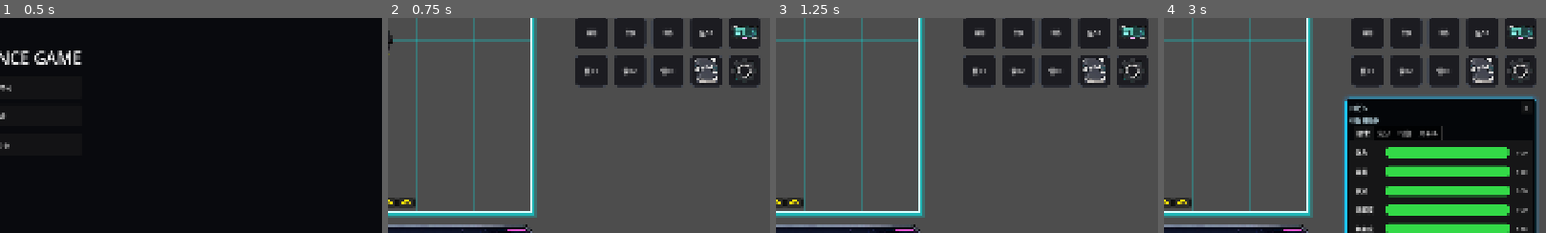
Above: before the commit, frames 1-4 (left to right).
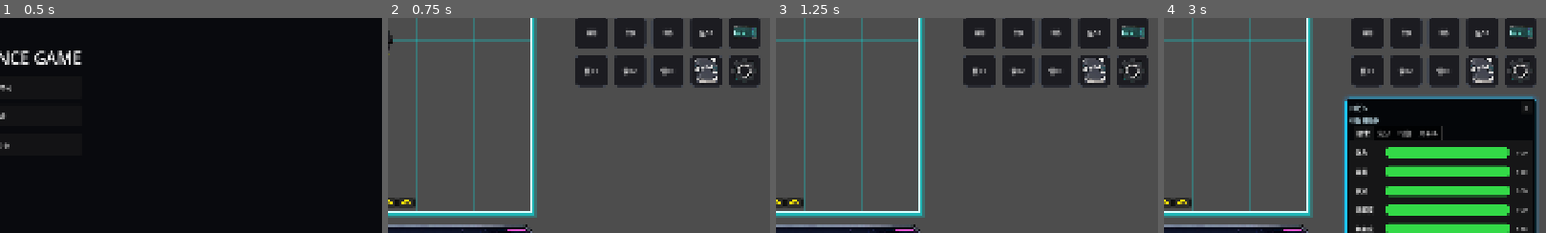
Above: after the commit, the same moments.

Repository: grimoire1089-coder/optimistic
Game: Godot game, scene res://Scenes/Boot/TitleScene.tscn
Same seed, same stepped clock (60 frames per second), same inputs: the game is played once before the commit and once after it. Sound files missing from this copy of the repository are replaced by a short silence.
Inputs:
- Up to frame 1 (0.5 s): no input
- Up to frame 2 (0.75 s): click "はじめる" at 0.5 s
- Up to frame 3 (1.25 s): no input
- Up to frame 4 (3 s): click "BGM" at 1.25 s; click "OFF" at 2 s; click "ロビン" at 2.75 s
The pictures show only the part of the screen within x 50-100%, y 31-81%; the shares and areas given below are measured in that part.

Frame 1 is identical in both runs. In frame 2, 0.2% of the frame differs, in the area x 89-97%, y 3-10%; in frame 3, 0.2%; in frame 4, 0.2%.

Commit message:
Use shared HUD button style for bill button

Diff:
--- a/Scripts/UI/HUD/BillButton.gd
+++ b/Scripts/UI/HUD/BillButton.gd
@@ -2,8 +2,6 @@
 class_name BillButton
 
 const DEFAULT_CLICK_SFX_PATH := "res://Assets/Audio/SFX/UI/UI_Click_001.ogg"
-const HUD_BUTTON_SIZE := Vector2(56.0, 56.0)
-const SECOND_ROW_TOP_RIGHT_OFFSET := Vector2(-80.0, 256.0)
 
 @export var bill_panel_path: NodePath = NodePath("../BillPanel")
 @export var fallback_group_name: StringName = &"bill_ui"
@@ -61,33 +59,12 @@
 
 
 func _apply_square_button_layout() -> void:
-	custom_minimum_size = HUD_BUTTON_SIZE
-	anchor_left = 1.0
-	anchor_top = 0.0
-	anchor_right = 1.0
-	anchor_bottom = 0.0
-	offset_left = SECOND_ROW_TOP_RIGHT_OFFSET.x
-	offset_top = SECOND_ROW_TOP_RIGHT_OFFSET.y
-	offset_right = SECOND_ROW_TOP_RIGHT_OFFSET.x + HUD_BUTTON_SIZE.x
-	offset_bottom = SECOND_ROW_TOP_RIGHT_OFFSET.y + HUD_BUTTON_SIZE.y
-	mouse_default_cursor_shape = Control.CURSOR_POINTING_HAND
-	expand_icon = true
-	add_theme_font_size_override("font_size", 11)
-	_add_rounded_button_styles()
+	HudButtonStyle.apply_square_button_layout(
+		self,
+		HudButtonStyle.second_row_offset(HudButtonStyle.SECOND_ROW_BILL_LEFT)
+	)
+	HudButtonStyle.apply_icon_button_layout(self)
 
 
 func _add_rounded_button_styles() -> void:
-	add_theme_stylebox_override("normal", _make_style(Color(0.10, 0.10, 0.12, 0.95), Color(0.26, 0.28, 0.32, 1.0), 1))
-	add_theme_stylebox_override("hover", _make_style(Color(0.15, 0.15, 0.18, 0.98), Color(0.00, 1.65, 1.65, 0.95), 2))
-	add_theme_stylebox_override("pressed", _make_style(Color(0.04, 0.20, 0.22, 1.0), Color(0.25, 2.4, 2.4, 1.0), 2))
-	add_theme_stylebox_override("disabled", _make_style(Color(0.08, 0.08, 0.09, 0.62), Color(0.18, 0.18, 0.20, 0.8), 1))
-
-
-func _make_style(bg_color: Color, border_color: Color, border_width: int) -> StyleBoxFlat:
-	var style := StyleBoxFlat.new()
-	style.bg_color = bg_color
-	style.border_color = border_color
-	style.set_border_width_all(border_width)
-	style.set_corner_radius_all(8)
-	style.set_content_margin_all(3.0)
-	return style
+	HudButtonStyle.apply_rounded_button_styles(self)
